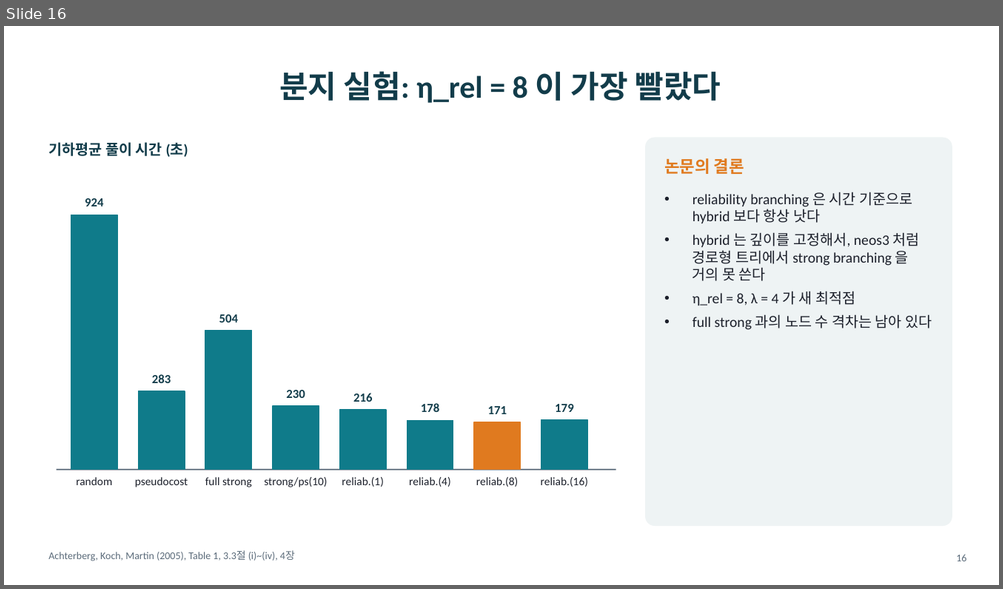
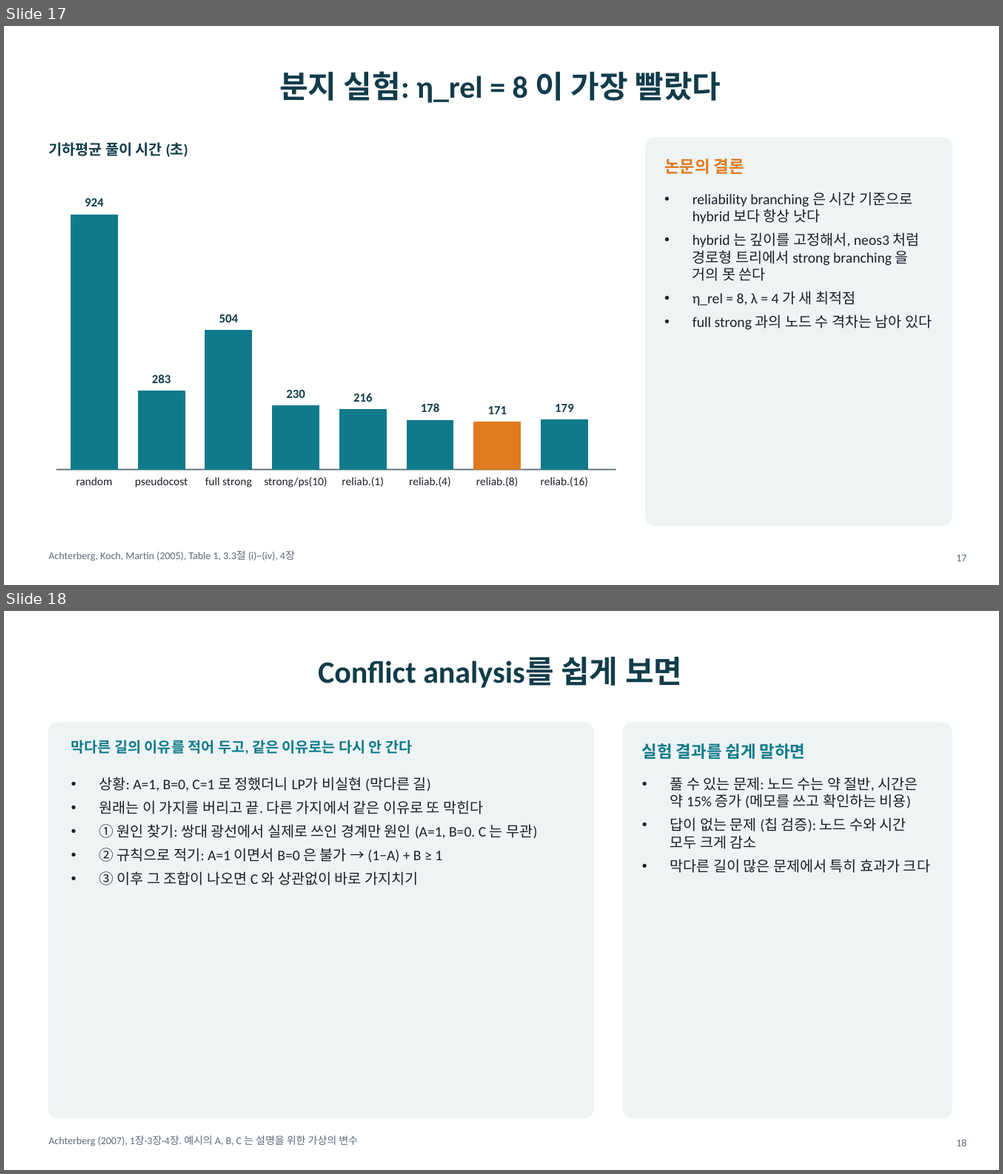
Before and after one commit to kanginhan1018-gif/Portfolio, a slide deck: public/papers/milp-acceleration-v2.pptx. Shown one above the other, each under a label of ours: slide 16 before the commit, slides 17 and 18 after it. The pictures are 1003x589 and 1003x1174 pixels, drawn with LibreOffice and Linux fonts; fonts in the diff are those of the drawing. Boxes give left, top, right and bottom in pixels: in the first picture for what was removed or moved away, otherwise in the second. Text is boxed around its words. In the diff, an @@ line names an element or a change of style, - is before the commit and + after.

```diff
--- a/public/papers/milp-acceleration-v2.pptx
+++ b/public/papers/milp-acceleration-v2.pptx
@@ slide 18 added at (4,611,999,1170), background #FFFFFF @@
@@ title added at (318,656,682,688), 30 pt, text #123C4A, bold @@
+Conflict analysis를 쉽게 보면
@@ rounded rectangle added at (48,723,594,1119), fill #EEF3F4, outline #EEF3F4 1 pt @@
@@ text added at (71,740,412,755), 14 pt, text #0F7B8A, bold @@
+막다른 길의 이유를 적어 두고, 같은 이유로는 다시 안 간다
@@ rounded rectangle added at (623,723,951,1119), fill #EEF3F4, outline #EEF3F4 1 pt @@
@@ text added at (642,743,805,759), 16 pt, text #0F7B8A, bold @@
+실험 결과를 쉽게 말하면
@@ text added at (99,777,537,886), 14 pt, text #1B1F2A @@
+• 상황: A=1, B=0, C=1 로 정했더니 LP가 비실현 (막다른 길)
+• 원래는 이 가지를 버리고 끝. 다른 가지에서 같은 이유로 또 막힌다
+• ① 원인 찾기: 쌍대 광선에서 실제로 쓰인 경계만 원인 (A=1, B=0. C 는 무관)
+• ② 규칙으로 적기: A=1 이면서 B=0 은 불가 → (1−A) + B ≥ 1
+• ③ 이후 그 조합이 나오면 C 와 상관없이 바로 가지치기
@@ text added at (670,777,930,873), 14 pt, text #1B1F2A @@
+• 풀 수 있는 문제: 노드 수는 약 절반, 시간은 약 15% 증가 (메모를 쓰고 확인하는 비용)
+• 답이 없는 문제 (칩 검증): 노드 수와 시간 모두 크게 감소
+• 막다른 길이 많은 문제에서 특히 효과가 크다
@@ text added at (48,1136,358,1147), 10 pt, text #5B6B7A @@
+Achterberg (2007), 1장·3장·4장. 예시의 A, B, C 는 설명을 위한 가상의 변수
@@ page number added at (956,1139,966,1147), 10 pt, text #5B6B7A @@
+18
@@ what was slide 16 is now slide 17 @@
@@ page number at (956,555,966,562): text changed @@
-16
+17
```
Also in this commit, not shown: 2 other slides added, 15 other files.
